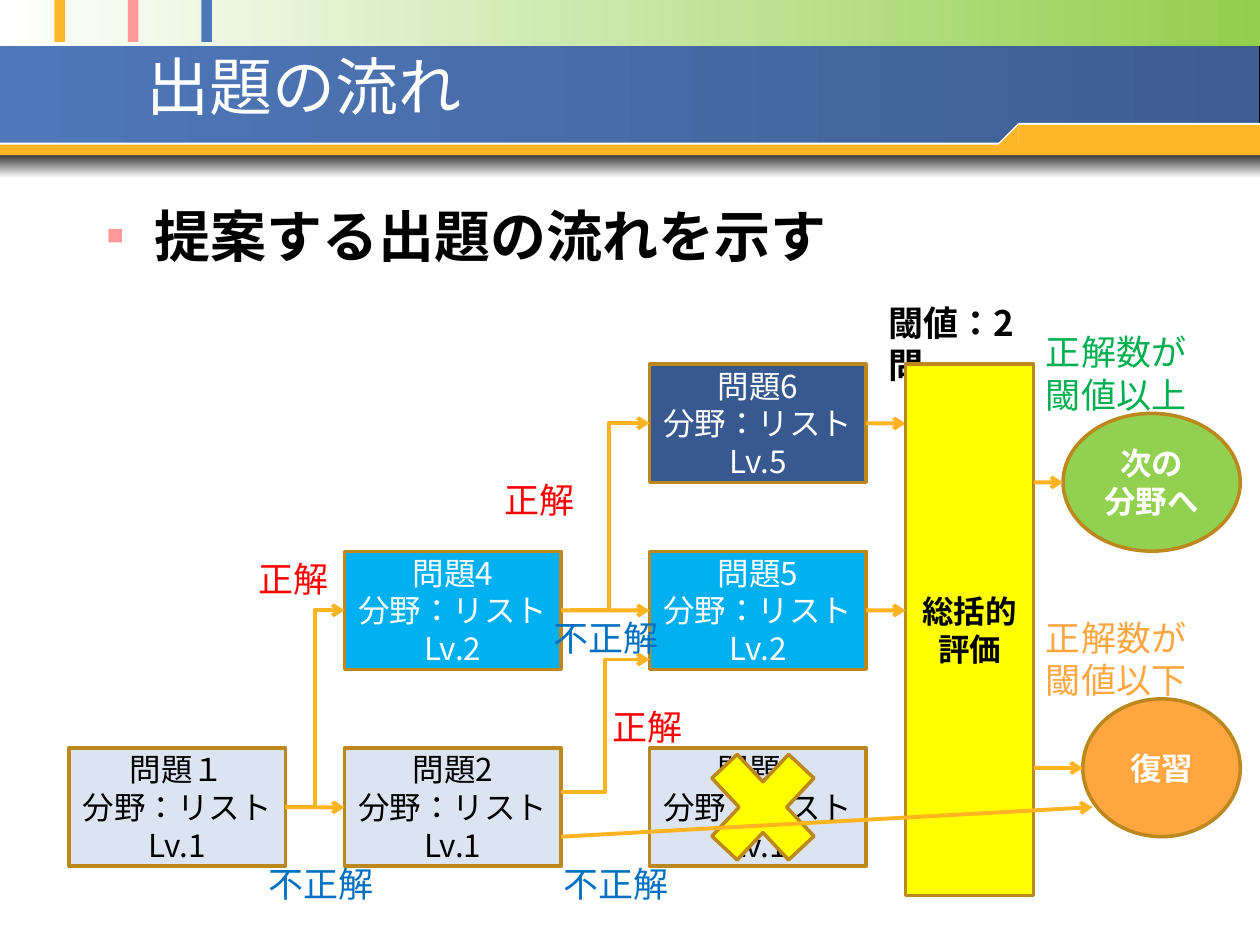
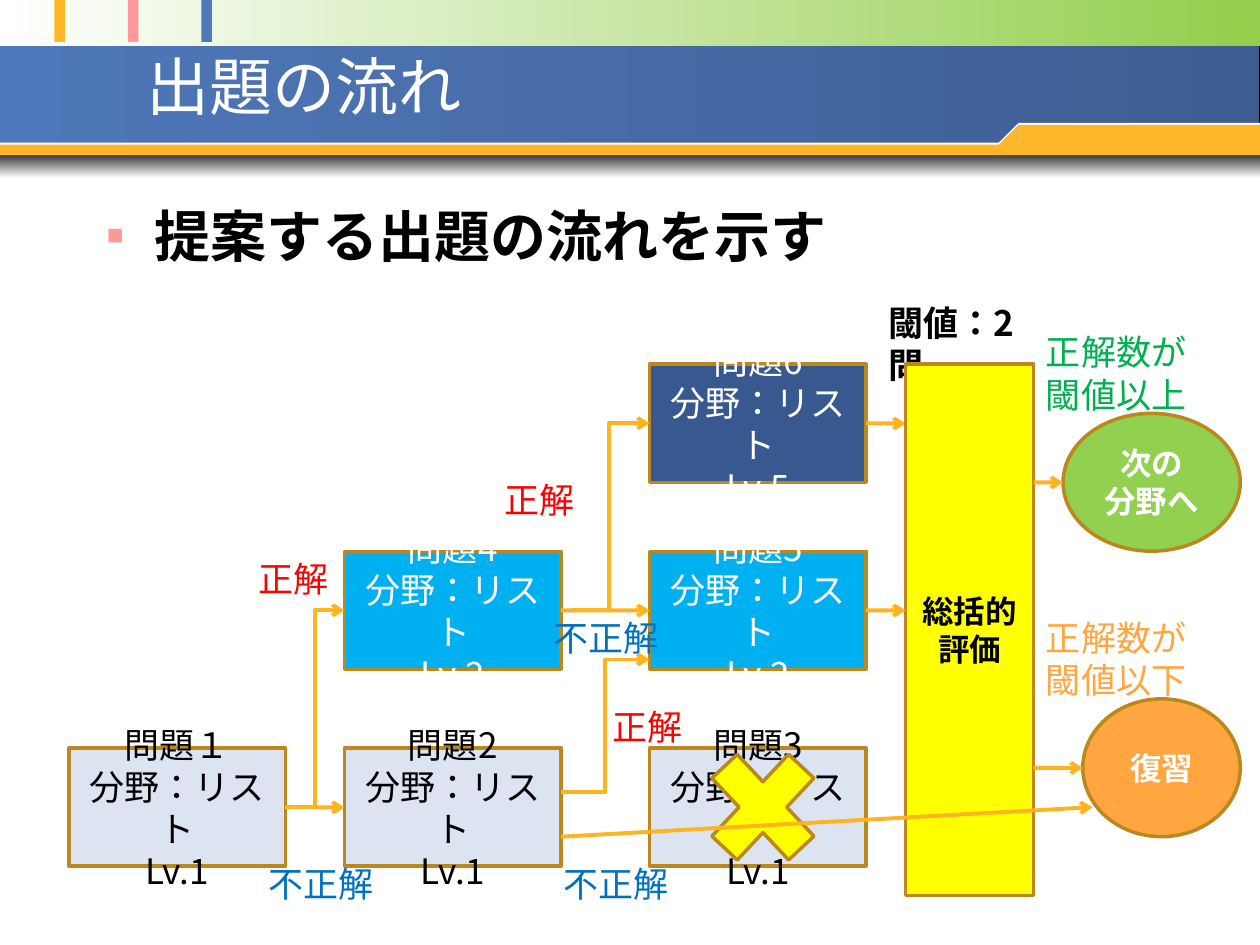
Before and after one commit to opu-yokotalab/learn-ari-thesis, a slide deck: slide 21 of pptx/20100127~20100211発表資料1.pptx. Drawn at 1260x945 pixels with LibreOffice and Linux fonts; fonts in the diff are those of the drawing. Boxes give left, top, right and bottom in pixels: in the first picture for what was removed or moved away, otherwise in the second. Text is boxed around its words. In the diff, an @@ line names an element or a change of style, - is before the commit and + after.

```diff
--- a/pptx/20100127~20100211発表資料1.pptx
+++ b/pptx/20100127~20100211発表資料1.pptx
@@ size 18 to 20 pt in 6 elements at <box>69,748,286,867</box>, <box>344,552,561,670</box>, <box>344,748,561,867</box>, <box>650,364,867,483</box>, <box>650,552,867,670</box>, <box>650,748,867,867</box> @@
```
Also in this commit, not shown: 3 other slides changed, 10 other files.
